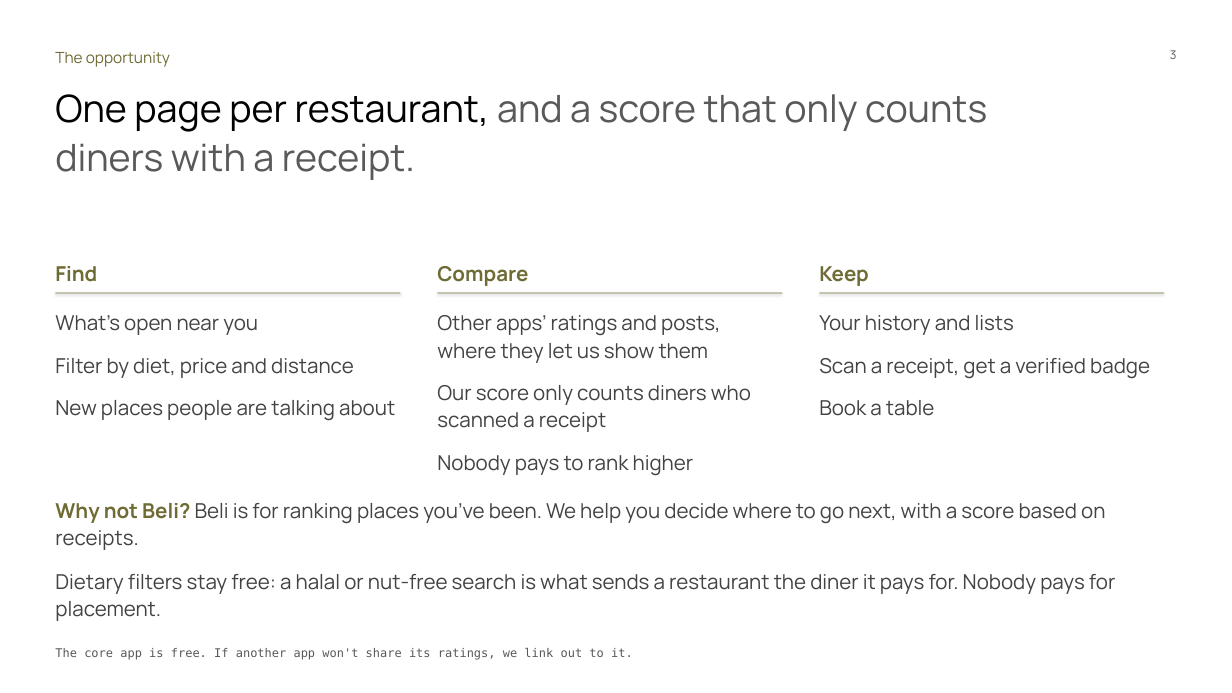
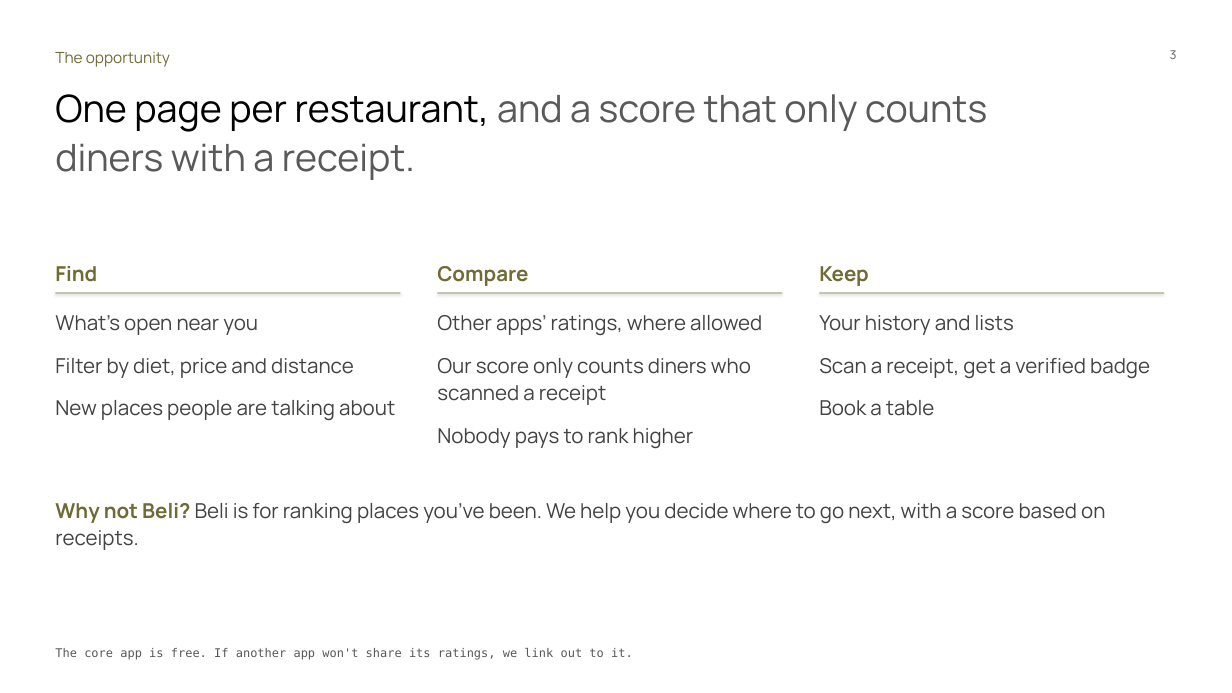
Before and after one commit to Dinguusto/Alex-s-workout-app, a slide deck: slide 3 of ENTR_4501_Gate_2_deck_readable.pptx. Drawn at 1232x693 pixels with LibreOffice and Linux fonts; fonts in the diff are those of the drawing. Boxes give left, top, right and bottom in pixels: in the first picture for what was removed or moved away, otherwise in the second. Text is boxed around its words. In the diff, an @@ line names an element or a change of style, - is before the commit and + after.

```diff
--- a/ENTR_4501_Gate_2_deck_readable.pptx
+++ b/ENTR_4501_Gate_2_deck_readable.pptx
@@ text at box(437, 315, 762, 335): text changed @@
-Other apps’ ratings and posts, where they let us show them
+Other apps’ ratings, where allowed
@@ text removed at box(55, 574, 1115, 594) @@
-Dietary filters stay free: a halal or nut-free search is what sends a restaurant the diner it pays for. Nobody pays for placement.
```
Also in this commit, not shown: 3 other slides changed.
